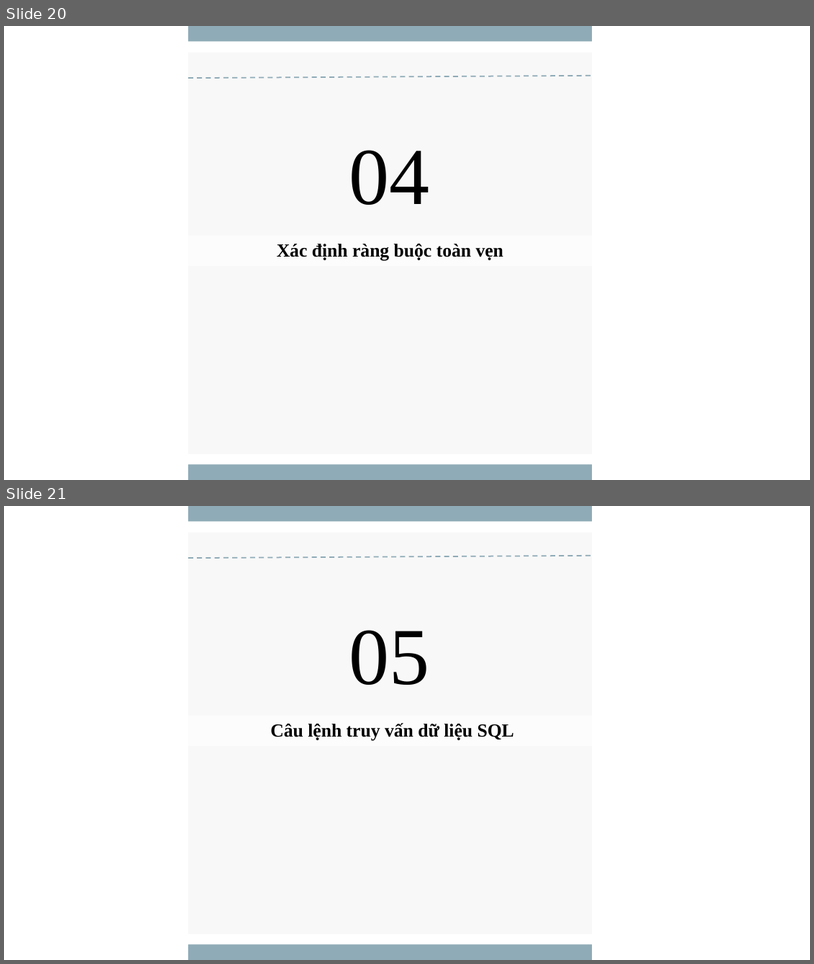
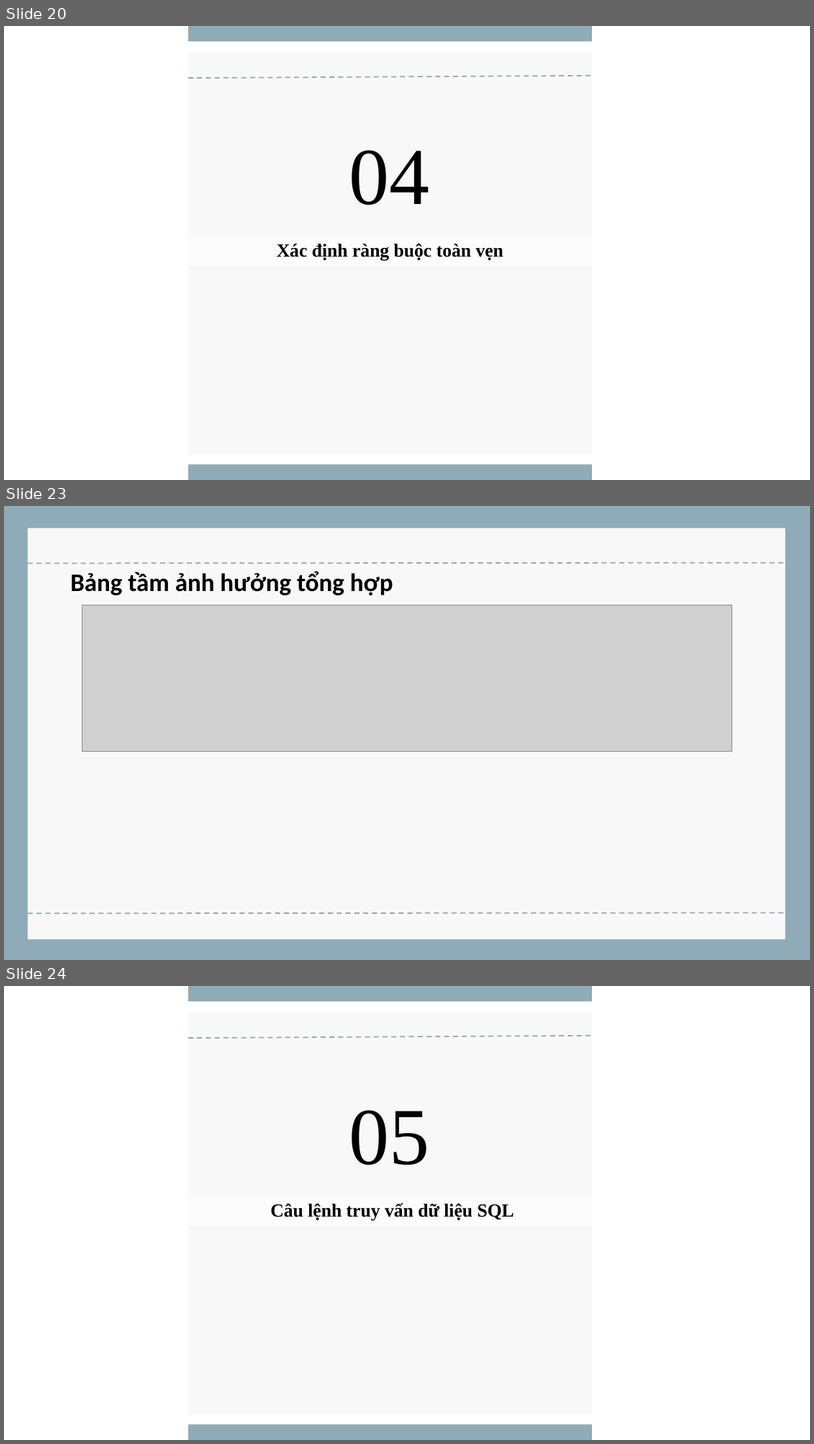
Before and after one commit to dinhminhlh/Major-Assignment-DataBase, a slide deck: CSDL_1_2_22_N04_NHOM07_Loading.pptx. Shown one above the other, each under a label of ours: slides 20 and 21 before the commit, slides 20, 23 and 24 after it; the slides between them are not shown. The pictures are 814x964 and 814x1444 pixels, drawn with LibreOffice and Linux fonts; fonts in the diff are those of the drawing; grey boxes stand for pictures. Boxes give left, top, right and bottom in pixels: in the first picture for what was removed or moved away, otherwise in the second. Text is boxed around its words. In the diff, an @@ line names an element or a change of style, - is before the commit and + after.

```diff
--- a/CSDL_1_2_22_N04_NHOM07_Loading.pptx
+++ b/CSDL_1_2_22_N04_NHOM07_Loading.pptx
@@ slide 23 added at bbox=[4, 506, 810, 960], background #8FABB7 @@
@@ rectangle added at bbox=[28, 528, 786, 939], fill #F8F8F8 @@
@@ line added from (28, 564) to (789, 563), #8FABB7 1.5 pt dashed @@
@@ text added at bbox=[70, 571, 394, 596], 30 pt, text #000000, bold @@
+Bảng tầm ảnh hưởng tổng hợp
@@ picture added at bbox=[82, 605, 733, 751] @@
@@ line added from (28, 913) to (789, 913), #8FABB7 1.5 pt dashed @@
@@ what was slide 21 is now slide 24 @@
```
Also in this commit, not shown: 9 slides changed, 4 other slides added, 1 slide removed, 5 other files.
